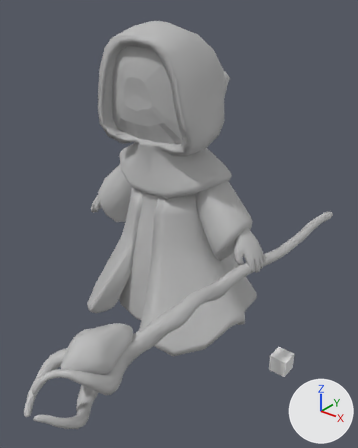
The Blender file WorkingFiles/Mage/ANIMS_Mage.blend as it was, and as the next commit left it.
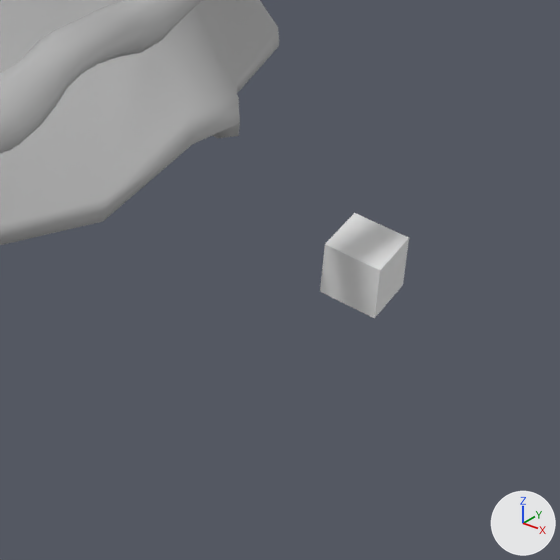
Each version appears first whole from a camera (50 mm lens) standing at (1.2, -1.464, 1.413) and looking at (0.153, -0.155, 0.602), and next in a close-up on the part from 49% to 95% of the width and 64% to 100% of the height. Arrows for +X, +Y and +Z are at lower right; the lights stay in place.

In view in the first close-up: 'Cube', 'MageCharacter.001', 'Wizard_Staff_low'.
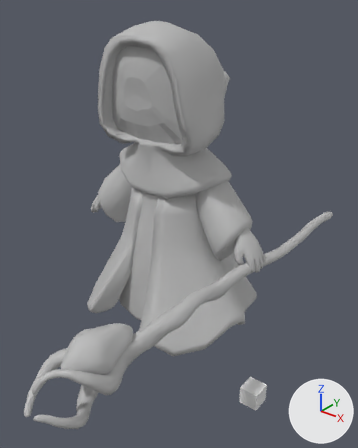
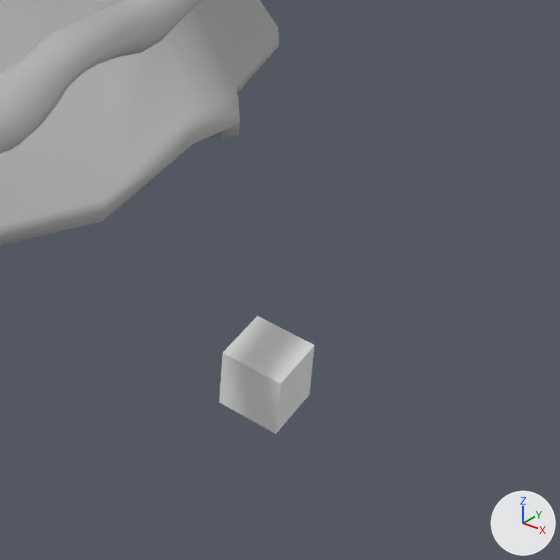
Changed parts and their boxes [x1, y1, x2, y2] in the close-ups (560 x 560 px):
```json
{"object": "Cube", "change": "moved", "before": [320, 213, 409, 318], "after": [219, 316, 315, 434]}
```

Edits to the scene script, one JSON object a line:
```json
{"op": "set", "path": "ob_cube.location", "old": "(0.522, 0.069, -0.011)", "new": "(0.522, -0.16, -0.011)"}
```
